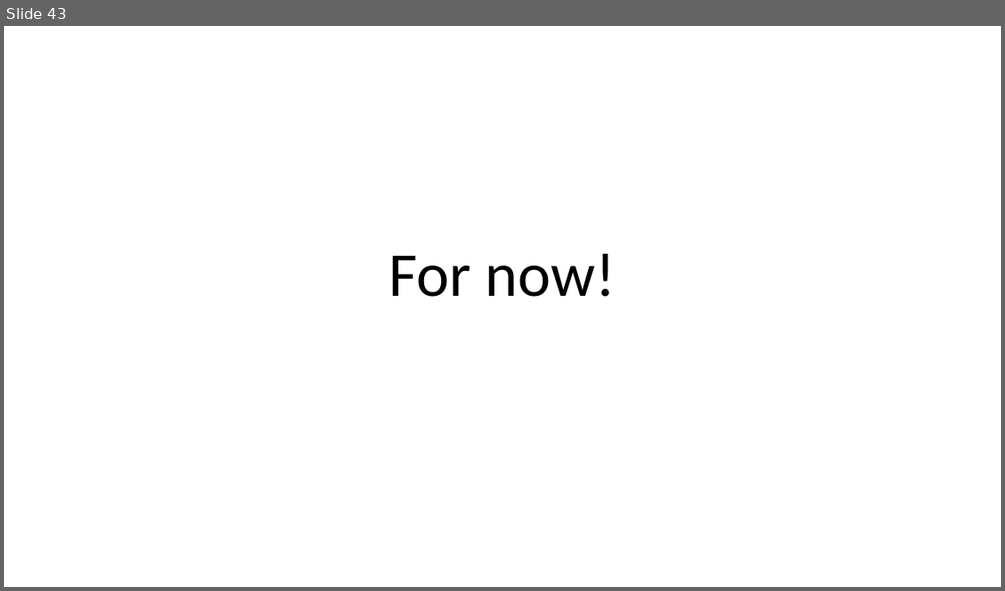
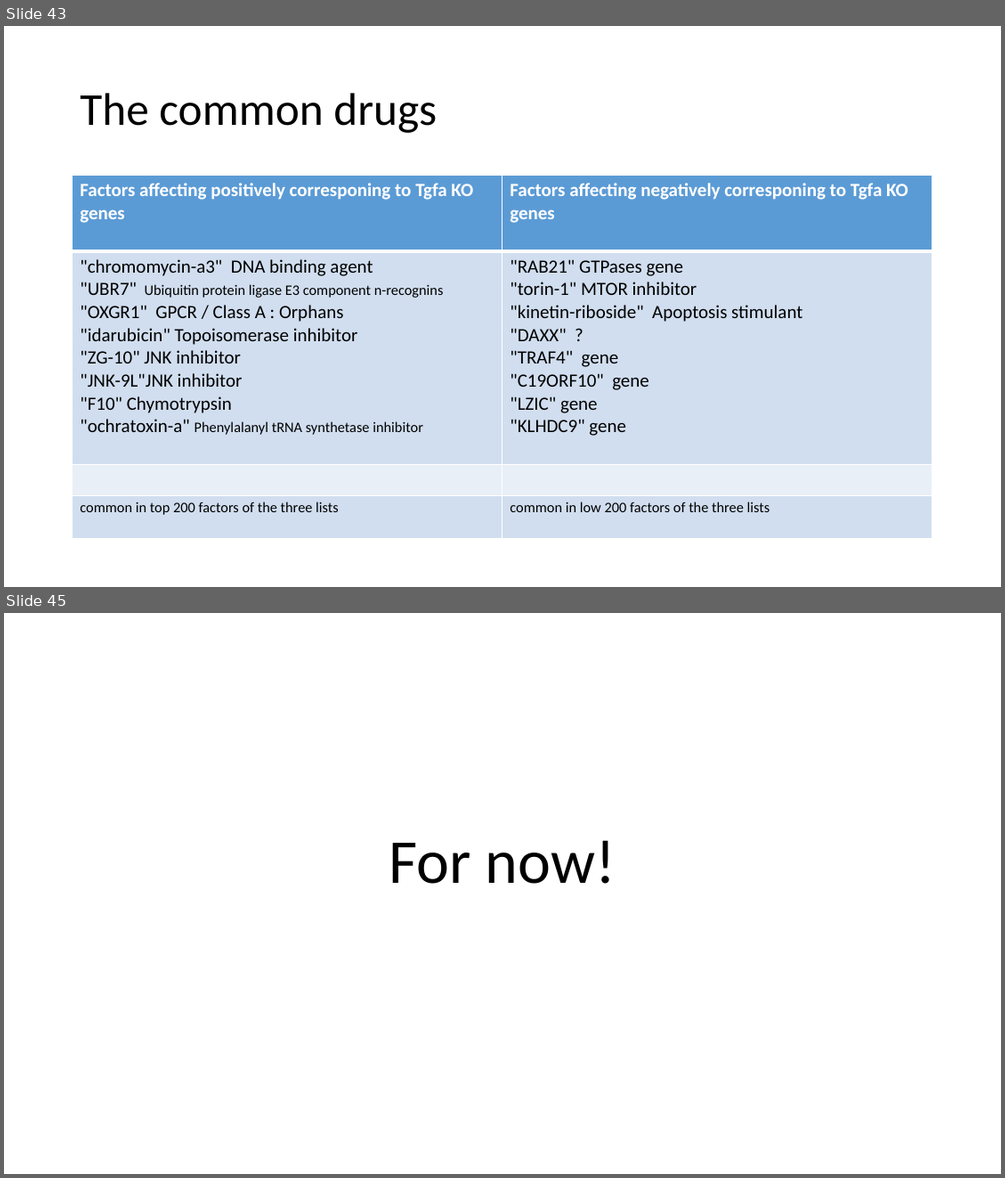
Before and after one commit to RuslanAlali/cMAp_Terzi, a slide deck: cMAP_stats.pptx. Shown one above the other, each under a label of ours: slide 43 before the commit, slides 43 and 45 after it; the slides between them are not shown. The pictures are 1005x591 and 1005x1178 pixels, drawn with LibreOffice and Linux fonts; fonts in the diff are those of the drawing. Boxes give left, top, right and bottom in pixels: in the first picture for what was removed or moved away, otherwise in the second. Text is boxed around its words. In the diff, an @@ line names an element or a change of style, - is before the commit and + after.

```diff
--- a/cMAP_stats.pptx
+++ b/cMAP_stats.pptx
@@ slide 43 added at [4,26,1001,587], background #FFFFFF @@
@@ title added at [80,93,437,133], 44 pt, text #000000 @@
+The common drugs
@@ table added at [73,176,933,518], 4 rows, 2 columns @@
+Factors affecting positively corresponing to Tgfa KO genes | Factors affecting negatively corresponing to Tgfa KO genes
+"chromomycin-a3" DNA binding agent / "UBR7" Ubiquitin protein ligase E3 component n-recognins / "OXGR1" GPCR / Class A : Orphans / "idarubicin" Topoisomerase inhibitor / "ZG-10" JNK inhibitor / "JNK-9L"JNK inhibitor / "F10" Chymotrypsin / "ochratoxin-a" Phenylalanyl tRNA synthetase inhibitor | "RAB21" GTPases gene / "torin-1" MTOR inhibitor / "kinetin-riboside" Apoptosis stimulant / "DAXX" ? / "TRAF4" gene / "C19ORF10" gene / "LZIC" gene / "KLHDC9" gene
+ | 
+common in top 200 factors of the three lists | common in low 200 factors of the three lists
@@ what was slide 43 is now slide 45 @@
```
Also in this commit, not shown: 1 slide changed, 1 other slide added.
